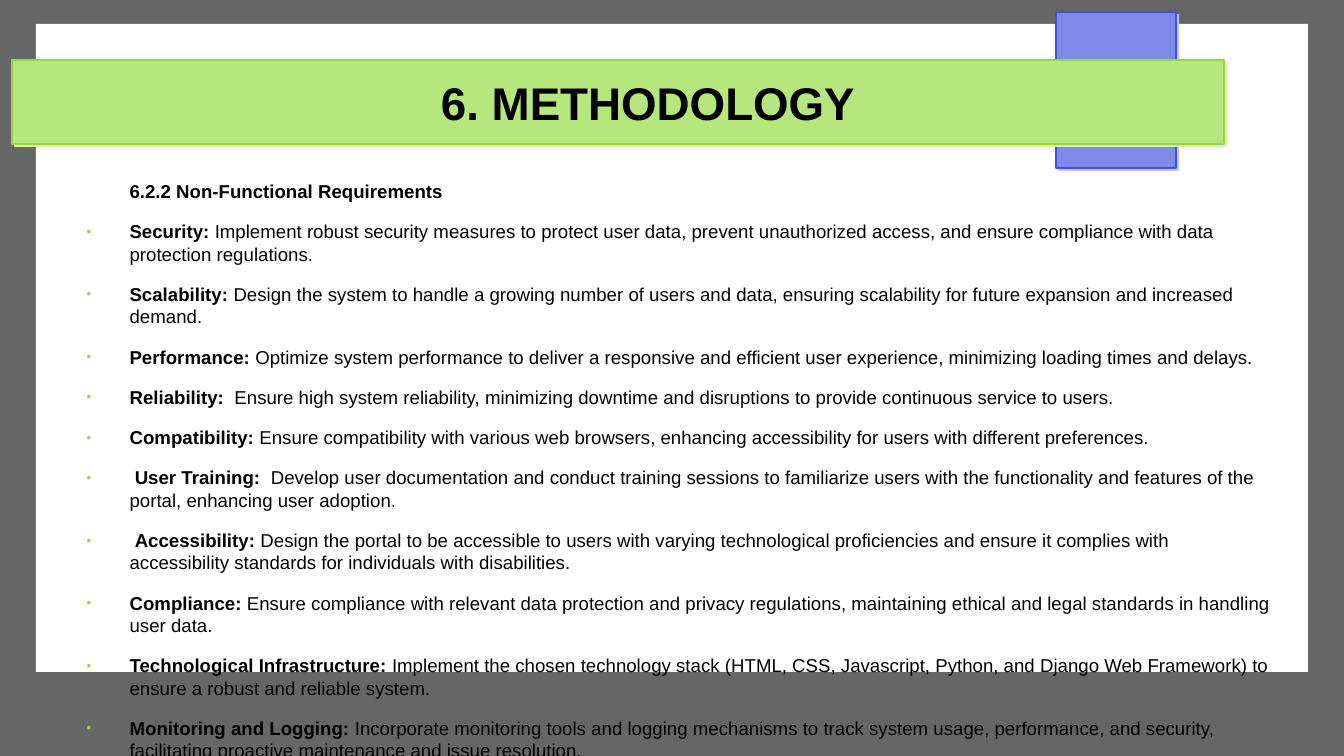
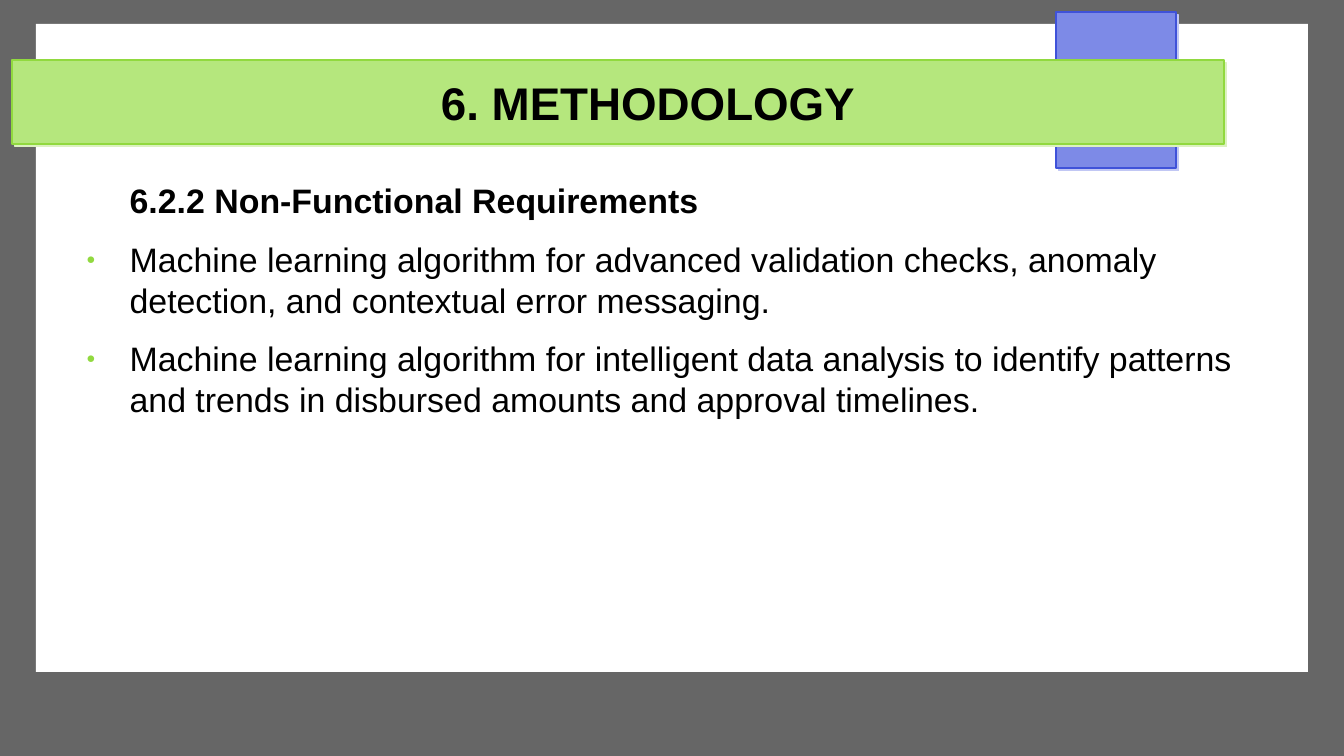
Before and after one commit to Michael-Otieno-Kasuku/Mashinani, a slide deck: slide 27 of docs/proposal/mashinani.odp. Drawn at 1344x756 pixels with LibreOffice and Linux fonts; fonts in the diff are those of the drawing. Boxes give left, top, right and bottom in pixels: in the first picture for what was removed or moved away, otherwise in the second. Text is boxed around its words. In the diff, an @@ line names an element or a change of style, - is before the commit and + after.

```diff
--- a/docs/proposal/mashinani.odp
+++ b/docs/proposal/mashinani.odp
@@ text at <box>130,188,698,220</box>: size 11 to 20 pt in "6.2.2 Non-Functional Requirements" @@
@@ text at <box>130,247,1231,419</box>: text changed; size 11 to 20 pt @@
-● Security: Implement robust security measures to protect user data, prevent unauthorized access, and ensure compliance with data protection regulations.
-● Scalability: Design the system to handle a growing number of users and data, ensuring scalability for future expansion and increased demand.
-● Performance: Optimize system performance to deliver a responsive and efficient user experience, minimizing loading times and delays.
-● Reliability: Ensure high system reliability, minimizing downtime and disruptions to provide continuous service to users.
-● Compatibility: Ensure compatibility with various web browsers, enhancing accessibility for users with different preferences.
-● User Training: Develop user documentation and conduct training sessions to familiarize users with the functionality and features of the portal, enhancing user adoption.
-● Accessibility: Design the portal to be accessible to users with varying technological proficiencies and ensure it complies with accessibility standards for individuals with disabilities.
-● Compliance: Ensure compliance with relevant data protection and privacy regulations, maintaining ethical and legal standards in handling user data.
-● Technological Infrastructure: Implement the chosen technology stack (HTML, CSS, Javascript, Python, and Django Web Framework) to ensure a robust and reliable system.
-● Monitoring and Logging: Incorporate monitoring tools and logging mechanisms to track system usage, performance, and security, facilitating proactive maintenance and issue resolution.
+● Machine learning algorithm for advanced validation checks, anomaly detection, and contextual error messaging.
+● Machine learning algorithm for intelligent data analysis to identify patterns and trends in disbursed amounts and approval timelines.
```
Also in this commit, not shown: 7 other slides changed, 1 other file.
